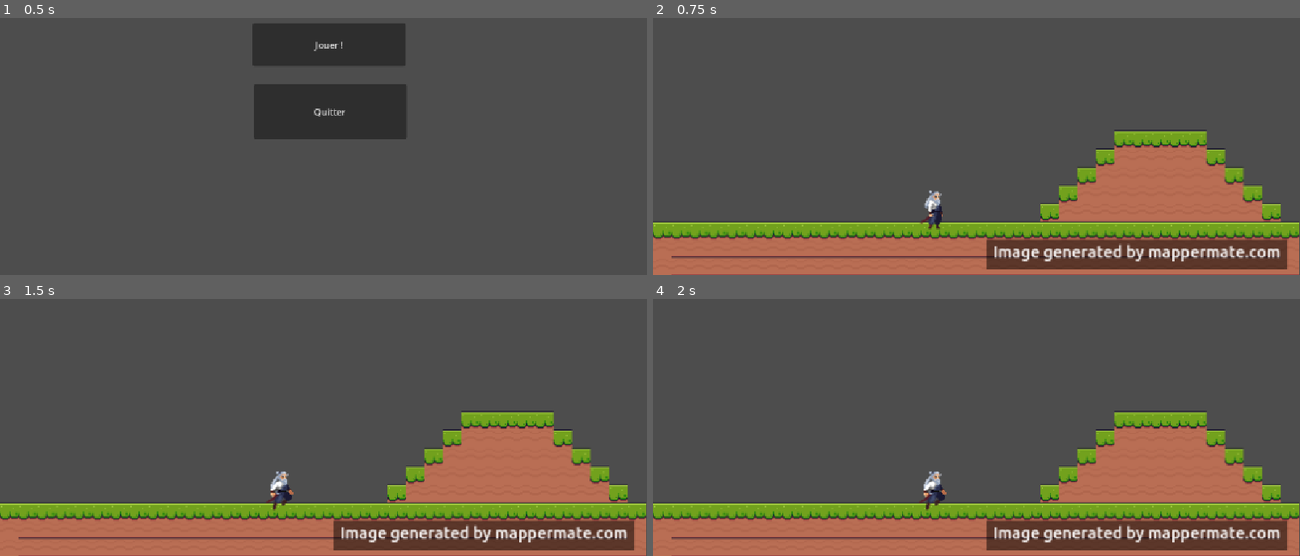
Above: before the commit, frames 1-4 (two rows, left to right).
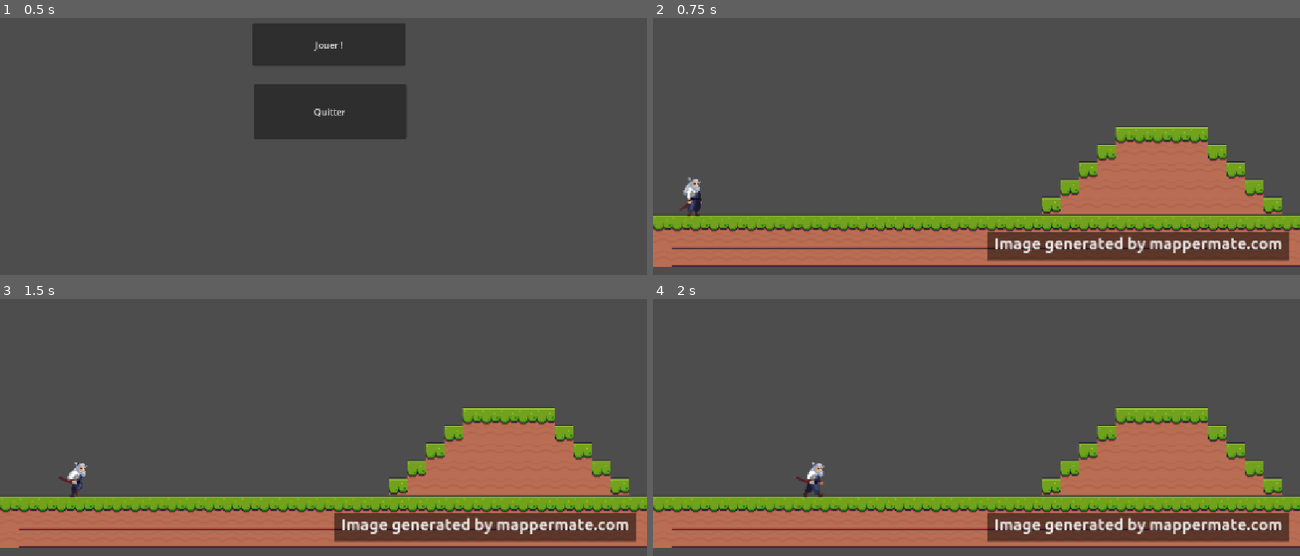
Above: after the commit, the same moments.

Repository: terenceithaque/ep8IMJ-platformer_2d
Game: Godot game, scene res://scenes/main.tscn
The game is run twice, just before and just after one commit, with the same random seed, the same clock (stepped at 60 frames per second) and the same inputs.
Inputs:
- Up to frame 1 (0.5 s): no input
- Up to frame 2 (0.75 s): click "Jouer !" at 0.5 s
- Up to frame 3 (1.5 s): tap Enter at 1.25 s; hold D (droite) from 1.28 s (still down); hold Space (saut) from 1.28 s (still down); tap H (attaque, bound only after the commit) at 1.35 s
- Up to frame 4 (2 s): keep holding D (droite); keep holding Space (saut)

Frame 1 is identical in both runs. In frame 2, 19% of the frame differs, in the area x 0-100%, y 42-100%; in frame 3, 19%; in frame 4, 19%.

Commit message:
Ajouté la fonction jump() dans le script du joueur

Diff:
--- a/platformer-2d/project.godot
+++ b/platformer-2d/project.godot
@@ -41,6 +41,11 @@
 "events": [Object(InputEventKey,"resource_local_to_scene":false,"resource_name":"","device":-1,"window_id":0,"alt_press …(191 unchanged characters)…
 ]
 }
+attaque={
+"deadzone": 0.2,
+"events": [Object(InputEventKey,"resource_local_to_scene":false,"resource_name":"","device":-1,"window_id":0,"alt_pressed":false,"shift_pressed":false,"ctrl_pressed":false,"meta_pressed":false,"pressed":false,"keycode":0,"physical_keycode":72,"key_label":0,"unicode":104,"location":0,"echo":false,"script":null)
+]
+}
 
 [physics]
 
--- a/platformer-2d/scenes/level_1.tscn
+++ b/platformer-2d/scenes/level_1.tscn
@@ -3,11 +3,22 @@
 [ext_resource type="PackedScene" uid="uid://dkeaifsu4w2cy" path="res://scenes/player.tscn" id="1_014kd"]
 [ext_resource type="Texture2D" uid="uid://dvt3ptqrpsbee" path="res://assets/img/scenes/level_1.png" id="1_bswci"]
 
+[sub_resource type="SegmentShape2D" id="SegmentShape2D_bswci"]
+a = Vector2(4, 542)
+
 [node name="level1" type="Node2D" unique_id=83082200]
 
-[node name="canvas" type="TextureRect" parent="." unique_id=2124427708]
-offset_right = 1150.0
-offset_bottom = 650.0
+[node name="canvas" type="StaticBody2D" parent="." unique_id=455849484]
+position = Vector2(3, 0)
+
+[node name="Sprite2D" type="Sprite2D" parent="canvas" unique_id=581745413]
+position = Vector2(574, 320)
+scale = Vector2(2.057143, 1.9625)
 texture = ExtResource("1_bswci")
 
+[node name="CollisionShape2D" type="CollisionShape2D" parent="canvas" unique_id=1298555306]
+position = Vector2(-9, 1)
+shape = SubResource("SegmentShape2D_bswci")
+
 [node name="player" parent="." unique_id=1208761486 instance=ExtResource("1_014kd")]
+position = Vector2(-429, -23)
--- a/platformer-2d/scenes/player.tscn
+++ b/platformer-2d/scenes/player.tscn
@@ -4,7 +4,90 @@
 [ext_resource type="Script" uid="uid://digxwyhn0rhtv" path="res://scripts/player.gd" id="1_g2els"]
 [ext_resource type="Texture2D" uid="uid://dfnalrc1sv4mt" path="res://assets/img/player/JUMP-START.png" id="2_dqkch"]
 [ext_resource type="Texture2D" uid="uid://bqg5gcr1od45s" path="res://assets/img/player/IDLE.png" id="2_qlg0r"]
+[ext_resource type="Texture2D" uid="uid://curwd82f53qk3" path="res://assets/img/player/ATTACK 1.png" id="2_tuyoq"]
 [ext_resource type="Texture2D" uid="uid://b7b3tsy8igvvo" path="res://assets/img/player/JUMP-FALL.png" id="3_qlg0r"]
+[ext_resource type="Texture2D" uid="uid://btii4wptrbv1y" path="res://assets/img/player/ATTACK 2.png" id="3_smehm"]
+[ext_resource type="Texture2D" uid="uid://bxw7xvb8e4q8i" path="res://assets/img/player/ATTACK 3.png" id="4_ur7pv"]
+
+[sub_resource type="AtlasTexture" id="AtlasTexture_wqfne"]
+atlas = ExtResource("2_tuyoq")
+region = Rect2(0, 0, 96, 96)
+
+[sub_resource type="AtlasTexture" id="AtlasTexture_wnwbv"]
+atlas = ExtResource("2_tuyoq")
+region = Rect2(96, 0, 96, 96)
+
+[sub_resource type="AtlasTexture" id="AtlasTexture_gl8cc"]
+atlas = ExtResource("2_tuyoq")
+region = Rect2(192, 0, 96, 96)
+
+[sub_resource type="AtlasTexture" id="AtlasTexture_487ah"]
+atlas = ExtResource("2_tuyoq")
+region = Rect2(288, 0, 96, 96)
+
+[sub_resource type="AtlasTexture" id="AtlasTexture_md1ol"]
+atlas = ExtResource("2_tuyoq")
+region = Rect2(384, 0, 96, 96)
+
+[sub_resource type="AtlasTexture" id="AtlasTexture_bj30b"]
+atlas = ExtResource("2_tuyoq")
+region = Rect2(480, 0, 96, 96)
+
+[sub_resource type="AtlasTexture" id="AtlasTexture_jc3p3"]
+atlas = ExtResource("2_tuyoq")
+region = Rect2(576, 0, 96, 96)
+
+[sub_resource type="AtlasTexture" id="AtlasTexture_hax0n"]
+atlas = ExtResource("3_smehm")
+region = Rect2(0, 0, 96, 96)
+
+[sub_resource type="AtlasTexture" id="AtlasTexture_t4otl"]
+atlas = ExtResource("3_smehm")
+region = Rect2(96, 0, 96, 96)
+
+[sub_resource type="AtlasTexture" id="AtlasTexture_j2b1d"]
+atlas = ExtResource("3_smehm")
+region = Rect2(192, 0, 96, 96)
+
+[sub_resource type="AtlasTexture" id="AtlasTexture_cs1tg"]
+atlas = ExtResource("3_smehm")
+region = Rect2(288, 0, 96, 96)
+
+[sub_resource type="AtlasTexture" id="AtlasTexture_2dvfe"]
+atlas = ExtResource("3_smehm")
+region = Rect2(384, 0, 96, 96)
+
+[sub_resource type="AtlasTexture" id="AtlasTexture_giy8y"]
+atlas = ExtResource("3_smehm")
+region = Rect2(480, 0, 96, 96)
+
+[sub_resource type="AtlasTexture" id="AtlasTexture_fdfoy"]
+atlas = ExtResource("3_smehm")
+region = Rect2(576, 0, 96, 96)
+
+[sub_resource type="AtlasTexture" id="AtlasTexture_hhpqf"]
+atlas = ExtResource("4_ur7pv")
+region = Rect2(0, 0, 96, 96)
+
+[sub_resource type="AtlasTexture" id="AtlasTexture_g5jhy"]
+atlas = ExtResource("4_ur7pv")
+region = Rect2(96, 0, 96, 96)
+
+[sub_resource type="AtlasTexture" id="AtlasTexture_holxr"]
+atlas = ExtResource("4_ur7pv")
+region = Rect2(192, 0, 96, 96)
+
+[sub_resource type="AtlasTexture" id="AtlasTexture_mx1m4"]
+atlas = ExtResource("4_ur7pv")
+region = Rect2(288, 0, 96, 96)
+
+[sub_resource type="AtlasTexture" id="AtlasTexture_4gjji"]
+atlas = ExtResource("4_ur7pv")
+region = Rect2(384, 0, 96, 96)
+
+[sub_resource type="AtlasTexture" id="AtlasTexture_u2ulf"]
+atlas = ExtResource("4_ur7pv")
+region = Rect2(480, 0, 96, 96)
 
 [sub_resource type="AtlasTexture" id="AtlasTexture_60mlk"]
 atlas = ExtResource("2_qlg0r")
@@ -120,6 +203,71 @@
 
 [sub_resource type="SpriteFrames" id="SpriteFrames_fspuo"]
 animations = [{
+"frames": [{
+"duration": 1.0,
+"texture": SubResource("AtlasTexture_wqfne")
+}, {
+"duration": 1.0,
+"texture": SubResource("AtlasTexture_wnwbv")
+}, {
+"duration": 1.0,
+"texture": SubResource("AtlasTexture_gl8cc")
+}, {
+"duration": 1.0,
+"texture": SubResource("AtlasTexture_487ah")
+}, {
+"duration": 1.0,
+"texture": SubResource("AtlasTexture_md1ol")
+}, {
+"duration": 1.0,
+"texture": SubResource("AtlasTexture_bj30b")
+}, {
+"duration": 1.0,
+"texture": SubResource("AtlasTexture_jc3p3")
+}, {
+"duration": 1.0,
+"texture": SubResource("AtlasTexture_hax0n")
+}, {
+"duration": 1.0,
+"texture": SubResource("AtlasTexture_t4otl")
+}, {
+"duration": 1.0,
+"texture": SubResource("AtlasTexture_j2b1d")
+}, {
+"duration": 1.0,
+"texture": SubResource("AtlasTexture_cs1tg")
+}, {
+"duration": 1.0,
+"texture": SubResource("AtlasTexture_2dvfe")
+}, {
+"duration": 1.0,
+"texture": SubResource("AtlasTexture_giy8y")
+}, {
+"duration": 1.0,
+"texture": SubResource("AtlasTexture_fdfoy")
+}, {
+"duration": 1.0,
+"texture": SubResource("AtlasTexture_hhpqf")
+}, {
+"duration": 1.0,
+"texture": SubResource("AtlasTexture_g5jhy")
+}, {
+"duration": 1.0,
+"texture": SubResource("AtlasTexture_holxr")
+}, {
+"duration": 1.0,
+"texture": SubResource("AtlasTexture_mx1m4")
+}, {
+"duration": 1.0,
+"texture": SubResource("AtlasTexture_4gjji")
+}, {
+"duration": 1.0,
+"texture": SubResource("AtlasTexture_u2ulf")
+}],
+"loop": 1,
+"name": &"attack",
+"speed": 5.0
+}, {
 "frames": [{
 "duration": 1.0,
 "texture": SubResource("AtlasTexture_60mlk")
@@ -229,4 +377,4 @@
 position = Vector2(500, 500)
 scale = Vector2(2, 2)
 sprite_frames = SubResource("SpriteFrames_fspuo")
-animation = &"idle"
+animation = &"attack"
--- a/platformer-2d/scripts/player.gd
+++ b/platformer-2d/scripts/player.gd
@@ -3,26 +3,62 @@
 
 const SPEED = 300.0
 const JUMP_VELOCITY = -400.0
+var direction = 0.0
 
 
+# Fonction pour faire sauter le personnage
+func jump() -> void:
+
+	# Le personnage ne peut sauter que s'il est au sol
+	if is_on_floor():
+		print("Sur le sol")
+		velocity.y += JUMP_VELOCITY
+		$sprite.play("jump")
+		move_and_slide()
+
+	else:
+		print("Pas sur le sol")
+
+
+
+# Fonction qui gère les mouvements du joueur
 func _physics_process(delta: float) -> void:
 
 	# Obtenir la direction du joueur
-	var direction = Input.get_axis("gauche", "droite")
+	direction = Input.get_axis("gauche", "droite")
 
-	if direction < 0:
-		$sprite.flip_h = true
-		$sprite.play("walk")
-
-	elif direction > 0:
-		$sprite.flip_h = false
+	if abs(direction) == 1:
 		$sprite.play("walk")
 
 	else:
 		$sprite.stop()
 		$sprite.play("idle")
+		velocity = Vector2(0.0, 0.0)
+
+
+	if direction < 0:
+		$sprite.flip_h = true
+		velocity = Vector2(direction, 0.0) * SPEED
+
+
+	elif direction > 0:
+		$sprite.flip_h = false
+		velocity = Vector2(direction, 0.0) * SPEED
+
+
 
 
 	if Input.is_action_pressed("saut"):
 		print("Saut")
-		$sprite.play("jump")
+		jump()
+
+
+	# Déplacere le personnage
+	move_and_slide()
+
+
+# Gère les autres actions du joueur
+func _process(float) -> void:
+	if Input.is_action_just_released("attaque"):
+		print("Attaque")
+		$sprite.play("attack")
